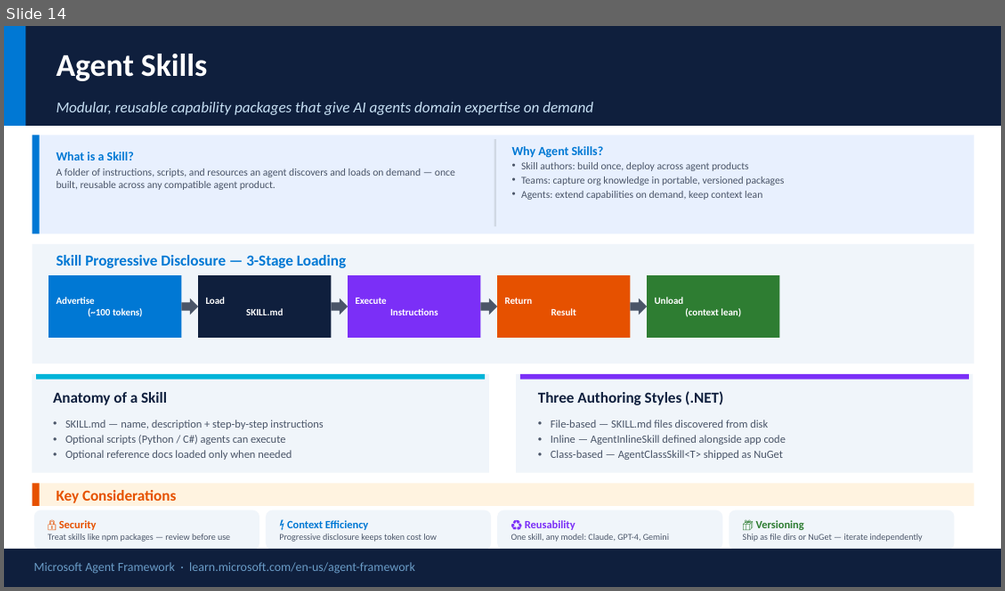
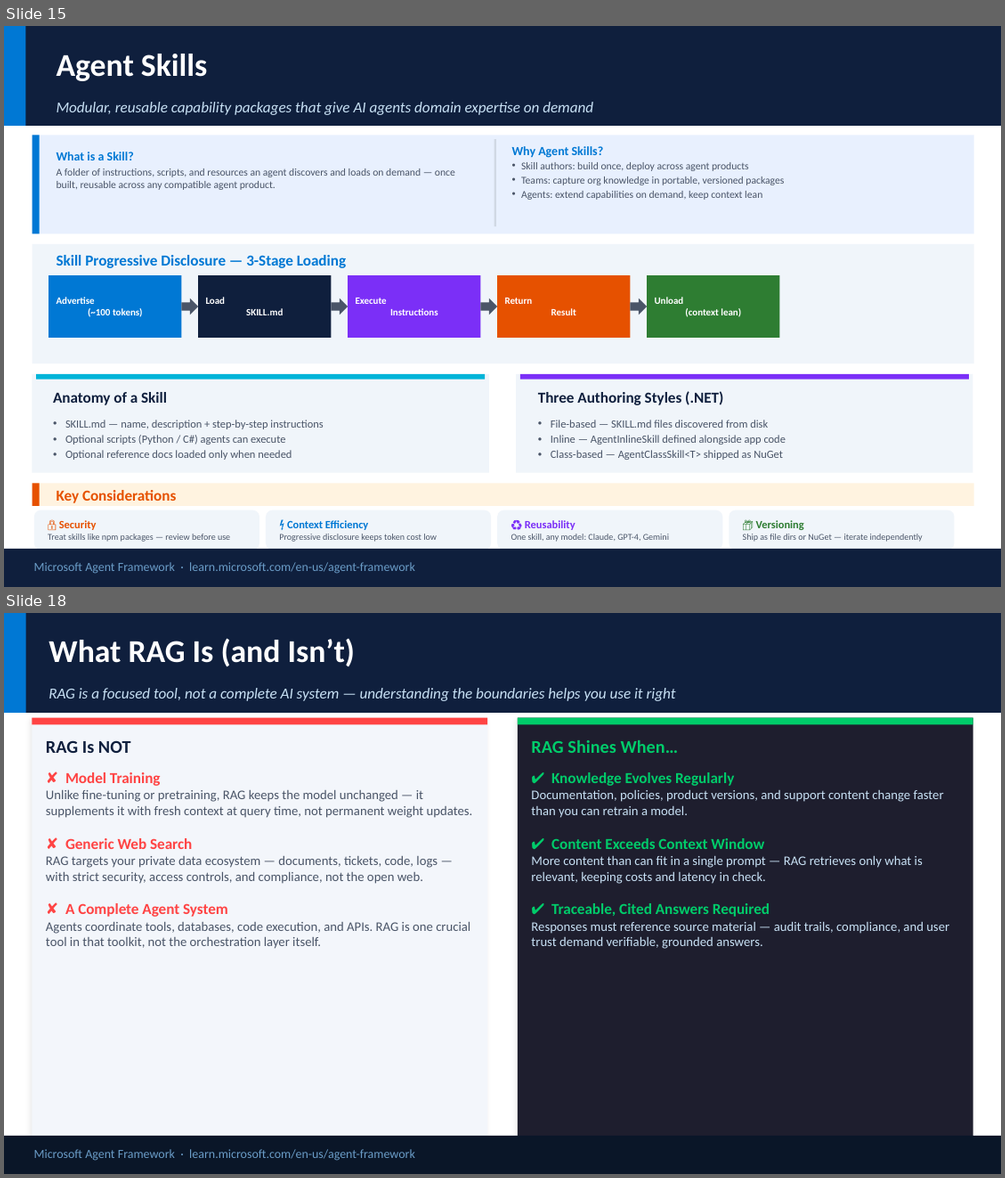
Before and after one commit to satyasyamnn/learning_agent_framework, a slide deck: Microsoft Agent Framework.pptx. Shown one above the other, each under a label of ours: slide 14 before the commit, slides 15 and 18 after it; the slides between them are not shown. The pictures are 1005x591 and 1005x1178 pixels, drawn with LibreOffice and Linux fonts; fonts in the diff are those of the drawing. Boxes give left, top, right and bottom in pixels: in the first picture for what was removed or moved away, otherwise in the second. Text is boxed around its words. In the diff, an @@ line names an element or a change of style, - is before the commit and + after.

Commit message:
Adding more context

```diff
--- a/Microsoft Agent Framework.pptx
+++ b/Microsoft Agent Framework.pptx
@@ slide 18 added at (x1=4, y1=613, x2=1001, y2=1174), background #FFFFFF @@
@@ rectangle added at (x1=4, y1=613, x2=1001, y2=713), fill #0F1F3D @@
@@ rectangle added at (x1=4, y1=613, x2=25, y2=713), fill #0078D4 @@
@@ text added at (x1=48, y1=638, x2=356, y2=667), 30.7 pt, text #FFFFFF, bold @@
+What RAG Is (and Isn’t)
@@ text added at (x1=48, y1=688, x2=676, y2=701), 14.7 pt, text #C7E0F4, italic @@
+RAG is a focused tool, not a complete AI system — understanding the boundaries helps you use it right
@@ rectangle added at (x1=32, y1=718, x2=487, y2=1143), fill #F3F6FB @@
@@ rectangle added at (x1=32, y1=718, x2=487, y2=724), fill #FF4444 @@
@@ rectangle added at (x1=518, y1=718, x2=973, y2=1143), fill #1E1E2E @@
@@ rectangle added at (x1=518, y1=718, x2=973, y2=724), fill #00CC6A @@
@@ text added at (x1=46, y1=740, x2=131, y2=753), 17.3 pt, text #0F1F3D, bold @@
+RAG Is NOT
@@ text added at (x1=531, y1=740, x2=679, y2=753), 17.3 pt, text #00CC6A, bold @@
+RAG Shines When…
@@ text added at (x1=46, y1=772, x2=473, y2=949), 12.7 pt, text #4A5568 @@
+✘ Model Training
+Unlike fine-tuning or pretraining, RAG keeps the model unchanged — it supplements it with fresh context at query time, not permanent weight updates.
+✘ Generic Web Search
+RAG targets your private data ecosystem — documents, tickets, code, logs — with strict security, access controls, and compliance, not the open web.
+✘ A Complete Agent System
+Agents coordinate tools, databases, code execution, and APIs. RAG is one crucial tool in that toolkit, not the orchestration layer itself.
@@ text added at (x1=531, y1=772, x2=949, y2=949), 12.7 pt, text #C7E0F4 @@
+✔ Knowledge Evolves Regularly
+Documentation, policies, product versions, and support content change faster than you can retrain a model.
+✔ Content Exceeds Context Window
+More content than can fit in a single prompt — RAG retrieves only what is relevant, keeping costs and latency in check.
+✔ Traceable, Cited Answers Required
+Responses must reference source material — audit trails, compliance, and user trust demand verifiable, grounded answers.
@@ rectangle added at (x1=4, y1=1135, x2=1001, y2=1174), fill #0A1628 @@
@@ text added at (x1=34, y1=1149, x2=415, y2=1160), 12 pt, text #6A9CC7 @@
+Microsoft Agent Framework · learn.microsoft.com/en-us/agent-framework
@@ what was slide 14 is now slide 15 @@
```
Also in this commit, not shown: 4 slides changed, 4 other slides added, 1 slide removed.
